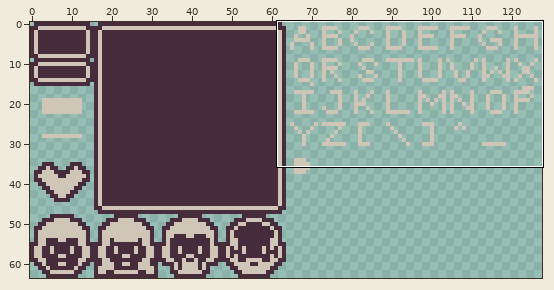
Sprite sheet, stored at assets/images/ui.png. The picture above shows the old version from afar; the outline marks the close-up.
Close-up. Old version:
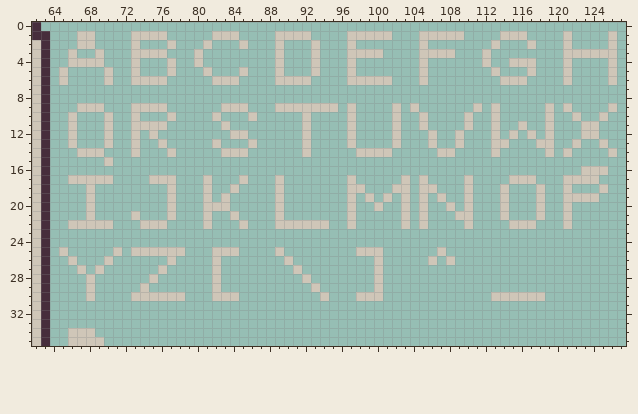
The file is 128x64 pixels. Shown: x 62..127, y 0..35.
After:
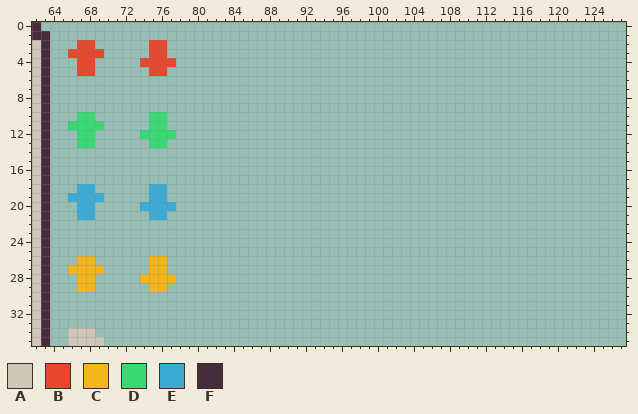
Palette (. is transparent): A #cfc6b8  B #e6482e  C #f4b41b  D #38d973  E #3cacd7  F #472d3c
Changes in this commit:
y 1: x 67..68 AA -> ..; x 73..76 AAAA -> ....; x 82..84 AAA -> ...; x 89..92 AAAA -> ....; x 97..101 AAAAA -> .....; x 105..109 AAAAA -> .....; x 114..116 AAA -> ...; x 121 A -> .; x 126 A -> .
y 2: x 67..68 AA -> BB; x 73 A -> .; x 75..77 ..A -> BB.; x 81 A -> .; x 85 A -> .; x 89 A -> .; x 93 A -> .; x 97 A -> .; x 105 A -> .; x 113 A -> .; x 117 A -> .; x 121 A -> .; x 126 A -> .
y 3: x 66..69 A..A -> BBBB; x 73..76 AAAA -> ..BB; x 80 A -> .; x 89 A -> .; x 93 A -> .; x 97..100 AAAA -> ....; x 105..108 AAAA -> ....; x 112 A -> .; x 121..126 AAAAAA -> ......
y 4: x 66..69 AAAA -> .BB.; x 73..77 A...A -> .BBBB; x 80 A -> .; x 89 A -> .; x 93 A -> .; x 97 A -> .; x 105 A -> .; x 112 A -> .; x 115..117 AAA -> ...; x 121 A -> .; x 126 A -> .
y 5: x 65 A -> .; x 67..68 .. -> BB; x 70 A -> .; x 73 A -> .; x 75..77 ..A -> BB.; x 81 A -> .; x 85 A -> .; x 89 A -> .; x 93 A -> .; x 97 A -> .; x 105 A -> .; x 113 A -> .; x 117 A -> .; x 121 A -> .; x 126 A -> .
y 6: x 65 A -> .; x 70 A -> .; x 73..76 AAAA -> ....; x 82..84 AAA -> ...; x 89..92 AAAA -> ....; x 97..101 AAAAA -> .....; x 105 A -> .; x 114..116 AAA -> ...; x 121 A -> .; x 126 A -> .
y 9: x 67..69 AAA -> ...; x 73..76 AAAA -> ....; x 83..85 AAA -> ...; x 89..95 AAAAAAA -> .......; x 97 A -> .; x 102 A -> .; x 104 A -> .; x 111 A -> .; x 113 A -> .; x 119 A -> .; x 121 A -> .; x 126 A -> .
y 10: x 66..68 A.. -> .DD; x 70 A -> .; x 73 A -> .; x 75..77 ..A -> DD.; x 82 A -> .; x 86 A -> .; x 92 A -> .; x 97 A -> .; x 102 A -> .; x 105 A -> .; x 110 A -> .; x 113 A -> .; x 119 A -> .; x 122 A -> .; x 125 A -> .
y 11: x 66..70 A...A -> DDDD.; x 73..76 AAAA -> ..DD; x 83 A -> .; x 92 A -> .; x 97 A -> .; x 102 A -> .; x 105 A -> .; x 110 A -> .; x 113 A -> .; x 116 A -> .; x 119 A -> .; x 123..124 AA -> ..
y 12: x 66..68 A.. -> .DD; x 70 A -> .; x 73..77 A.A.. -> .DDDD; x 84..85 AA -> ..; x 92 A -> .; x 97 A -> .; x 102 A -> .; x 106 A -> .; x 109 A -> .; x 113 A -> .; x 115 A -> .; x 117 A -> .; x 119 A -> .; x 123..124 AA -> ..
y 13: x 66..68 A.. -> .DD; x 70 A -> .; x 73 A -> .; x 75..76 .A -> DD; x 82 A -> .; x 86 A -> .; x 92 A -> .; x 97 A -> .; x 102 A -> .; x 106 A -> .; x 109 A -> .; x 113..114 AA -> ..; x 118..119 AA -> ..; x 122 A -> .; x 125 A -> .
y 14: x 67..69 AAA -> ...; x 73 A -> .; x 77 A -> .; x 83..85 AAA -> ...; x 92 A -> .; x 98..101 AAAA -> ....; x 107..108 AA -> ..; x 113 A -> .; x 119 A -> .; x 121 A -> .; x 126 A -> .
y 15: x 70 A -> .
y 16: x 123..125 AAA -> ...
y 17: x 66..70 AAAAA -> .....; x 75..77 AAA -> ...; x 81 A -> .; x 85 A -> .; x 89 A -> .; x 97 A -> .; x 103 A -> .; x 105 A -> .; x 110 A -> .; x 115..117 AAA -> ...; x 121..124 AAAA -> ....
y 18: x 67..68 .A -> EE; x 75..77 ..A -> EE.; x 81 A -> .; x 84 A -> .; x 89 A -> .; x 97..98 AA -> ..; x 102..103 AA -> ..; x 105..106 AA -> ..; x 110 A -> .; x 114 A -> .; x 118 A -> .; x 121 A -> .; x 125 A -> .
y 19: x 66..69 ..A. -> EEEE; x 75..77 ..A -> EE.; x 81 A -> .; x 83 A -> .; x 89 A -> .; x 97 A -> .; x 99 A -> .; x 101 A -> .; x 103 A -> .; x 105 A -> .; x 107 A -> .; x 110 A -> .; x 114 A -> .; x 118 A -> .; x 121..124 AAAA -> ....
y 20: x 67..68 .A -> EE; x 74..77 ...A -> EEEE; x 81..83 AAA -> ...; x 89 A -> .; x 97 A -> .; x 100 A -> .; x 103 A -> .; x 105 A -> .; x 108 A -> .; x 110 A -> .; x 114 A -> .; x 118 A -> .; x 121 A -> .
y 21: x 67..68 .A -> EE; x 73 A -> .; x 75..77 ..A -> EE.; x 81 A -> .; x 84 A -> .; x 89 A -> .; x 97 A -> .; x 103 A -> .; x 105 A -> .; x 109..110 AA -> ..; x 114 A -> .; x 118 A -> .; x 121 A -> .
y 22: x 66..70 AAAAA -> .....; x 74..76 AAA -> ...; x 81 A -> .; x 85 A -> .; x 89..94 AAAAAA -> ......; x 97 A -> .; x 103 A -> .; x 105 A -> .; x 110 A -> .; x 115..117 AAA -> ...; x 121 A -> .
y 25: x 65 A -> .; x 71 A -> .; x 73..78 AAAAAA -> ......; x 82..84 AAA -> ...; x 89 A -> .; x 98..100 AAA -> ...; x 107 A -> .
y 26: x 66..68 A.. -> .CC; x 70 A -> .; x 75..77 ..A -> CC.; x 82 A -> .; x 90 A -> .; x 100 A -> .; x 106 A -> .; x 108 A -> .
y 27: x 66..69 .A.A -> CCCC; x 75..76 .A -> CC; x 82 A -> .; x 91 A -> .; x 100 A -> .
y 28: x 67..68 .A -> CC; x 74..77 .A.. -> CCCC; x 82 A -> .; x 92 A -> .; x 100 A -> .
y 29: x 67..68 .A -> CC; x 74..76 A.. -> .CC; x 82 A -> .; x 93 A -> .; x 100 A -> .
y 30: x 68 A -> .; x 73..78 AAAAAA -> ......; x 82..84 AAA -> ...; x 94 A -> .; x 98..100 AAA -> ...; x 113..118 AAAAAA -> ......
